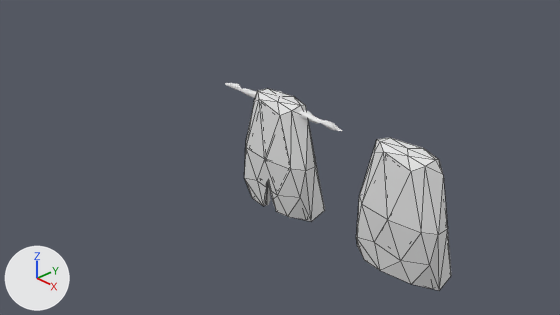
One commit to the Blender file maybraid/art/characters/clothes/proto_robe.blend: the scene before it, then after it.
One viewpoint serves both versions: the file's camera 'Camera'. Arrows for +X, +Y and +Z are at lower left; the lights stay in place. The picture after the commit comes second. Mesh edges are drawn as thin lines on the coarser meshes.

The first picture shows 'Coat', 'Icosphere', 'ProtoCoat'.
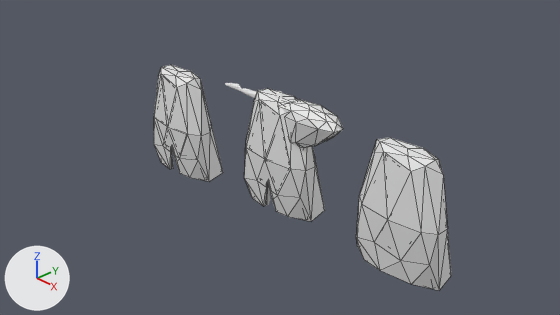
What differs and where, as boxes [x1, y1, x2, y2] in the pictures (560 x 315 px):
'ProtoNotchCoat', added: after [154, 65, 223, 182]
'Icosphere.001', added: after [281, 99, 343, 149]

The change, as a list of edits to the scene's bpy script:
```text
Add me_icosphere_006:
    me_icosphere_006.from_pydata(...)  # 42 vertices, 80 faces; spans x -0.95..0.95, y -0.72..0.76, z -2.57..1.0
Add ob_icosphere_001:
    ob_icosphere_001 = bpy.data.objects.new('Icosphere.001', me_icosphere_006)
    ob_icosphere_001.location = (0.559, 0.0, 0.735)
    ob_icosphere_001.scale = (0.6, 0.3, 0.2)
Add ob_protonotchcoat:
    ob_protonotchcoat = bpy.data.objects.new('ProtoNotchCoat', me_icosphere_001.copy())  # the mesh of ob_coat
    ob_protonotchcoat.location = (-2.3, -0.038, -0.226)
    ob_protonotchcoat.scale = (0.8, 0.3, 1.0)
```
